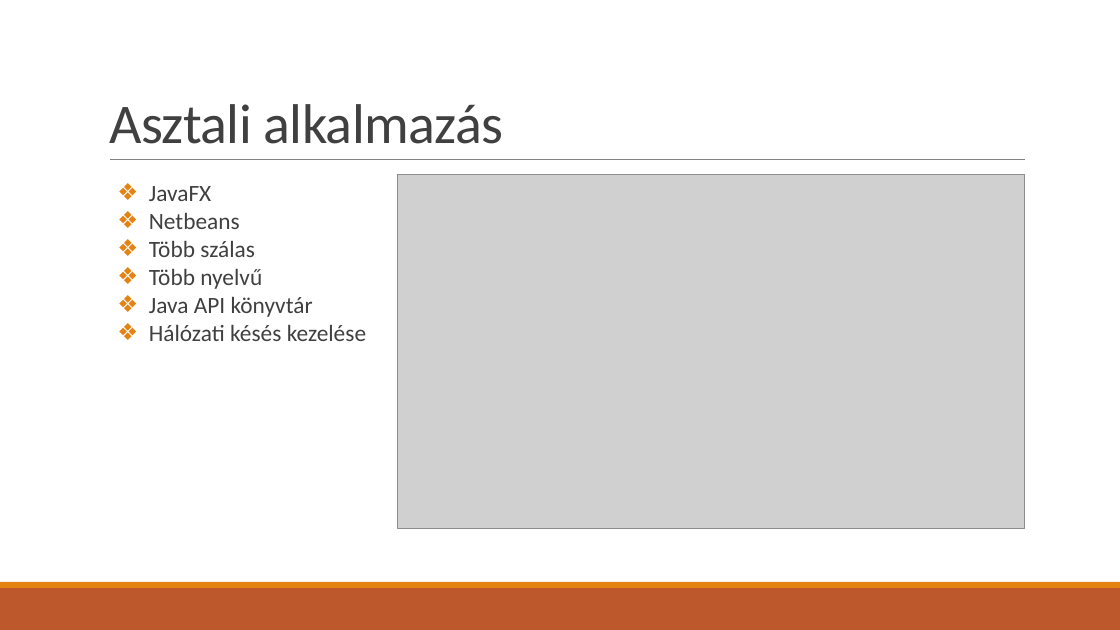
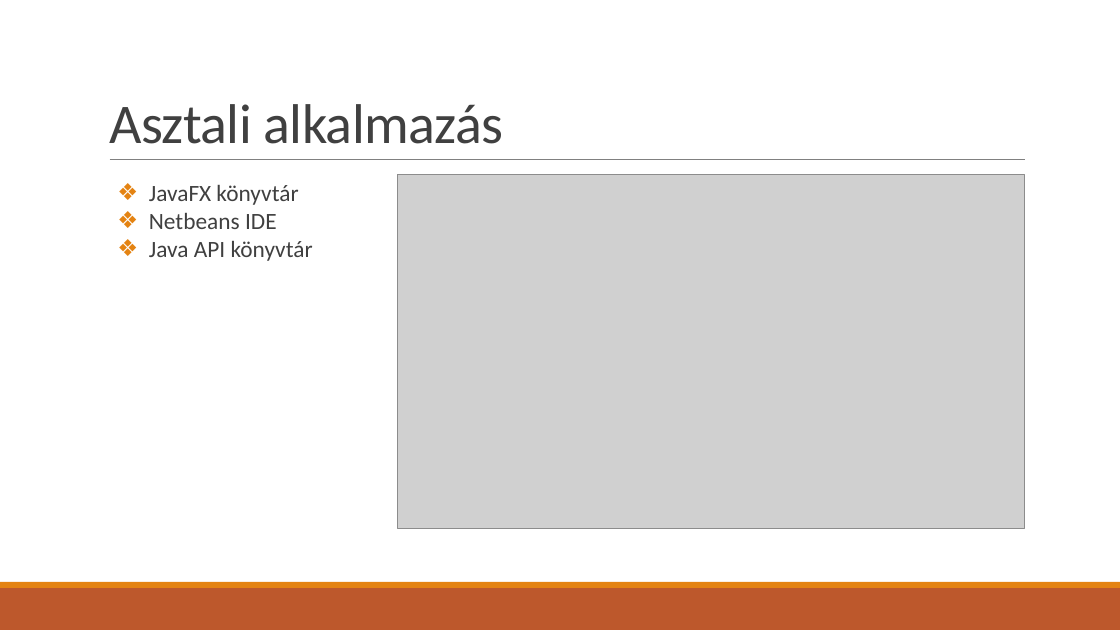
Before and after one commit to KissKolos/Easy-Inventory, a slide deck: slide 13 of bemutató.pptx. Drawn at 1120x630 pixels with LibreOffice and Linux fonts; fonts in the diff are those of the drawing; grey boxes stand for pictures. Boxes give left, top, right and bottom in pixels: in the first picture for what was removed or moved away, otherwise in the second. Text is boxed around its words. In the diff, an @@ line names an element or a change of style, - is before the commit and + after.

```diff
--- a/bemutató.pptx
+++ b/bemutató.pptx
@@ text at (x1=149, y1=185, x2=298, y2=229): text changed @@
-❖ JavaFX
-❖ Netbeans
-❖ Több szálas
-❖ Több nyelvű
+❖ JavaFX könyvtár
+❖ Netbeans IDE
@@ text at (x1=149, y1=325, x2=366, y2=341): paragraph removed @@
-❖ Hálózati késés kezelése
```
Also in this commit, not shown: 12 other slides changed, 4 slides added, 5 slides removed, 2 other files.
